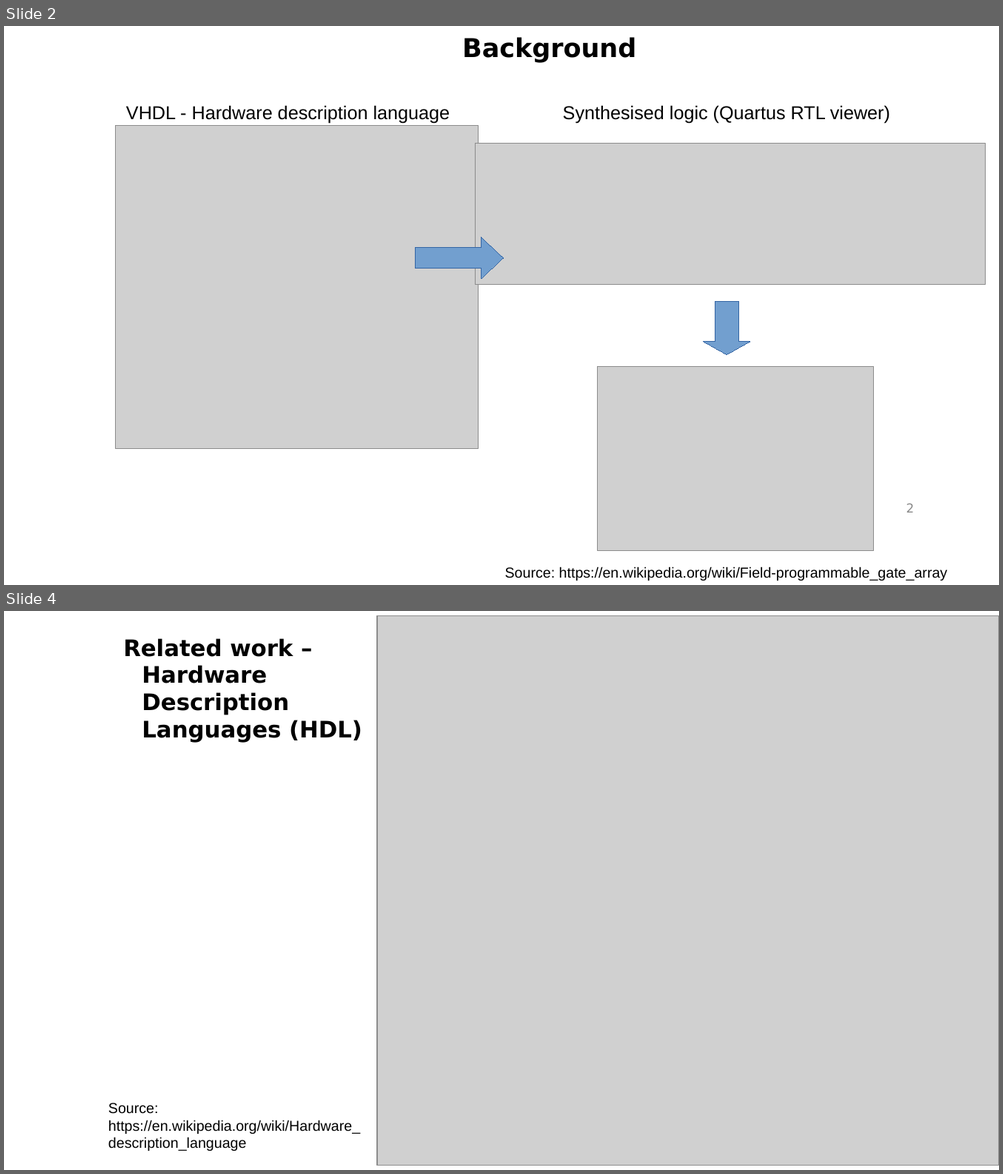
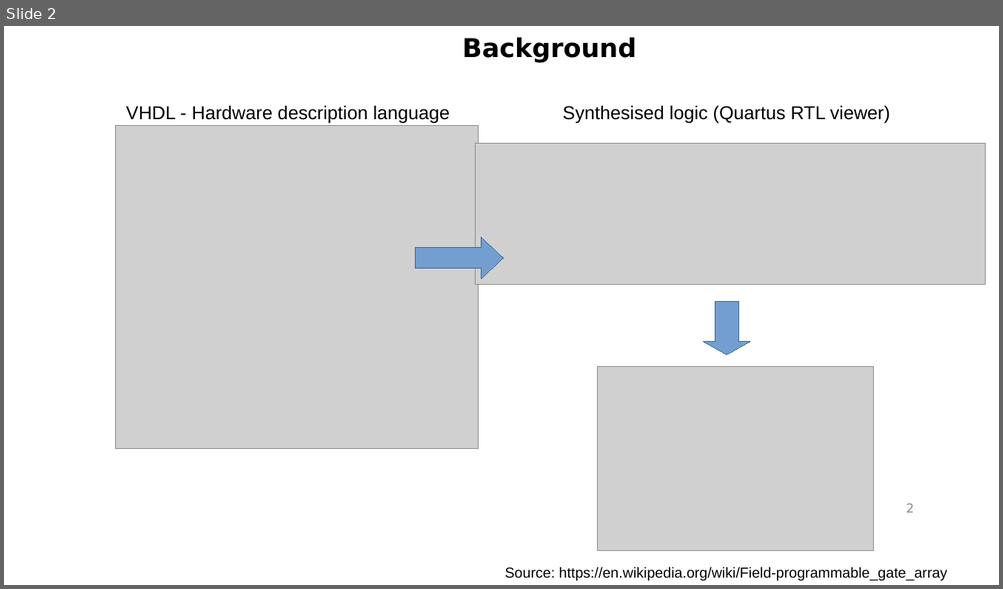
Before and after one commit to gasparka/thesis, a slide deck: presentation.odp. Shown one above the other, each under a label of ours: slides 2 and 4 before the commit, slide 2 after it; the slides between them are not shown. The pictures are 1003x1174 and 1003x589 pixels, drawn with LibreOffice and Linux fonts; fonts in the diff are those of the drawing; grey boxes stand for pictures; background and template pictures are left out. Boxes give left, top, right and bottom in pixels: in the first picture for what was removed or moved away, otherwise in the second. Text is boxed around its words. In the diff, an @@ line names an element or a change of style, - is before the commit and + after.

```diff
--- a/presentation.odp
+++ b/presentation.odp
@@ slide 4 removed at box(4, 611, 999, 1170), background #FFFFFF @@
@@ picture removed at box(377, 616, 999, 1166) @@
@@ text removed at box(123, 638, 362, 743) @@
-Related work – Hardware Description Languages (HDL)
@@ text removed at box(108, 1103, 360, 1151) @@
-Source: https://en.wikipedia.org/wiki/Hardware_description_language
```
Also in this commit, not shown: 9 slides changed, 2 slides added, 3 other slides removed, 1 other file.
